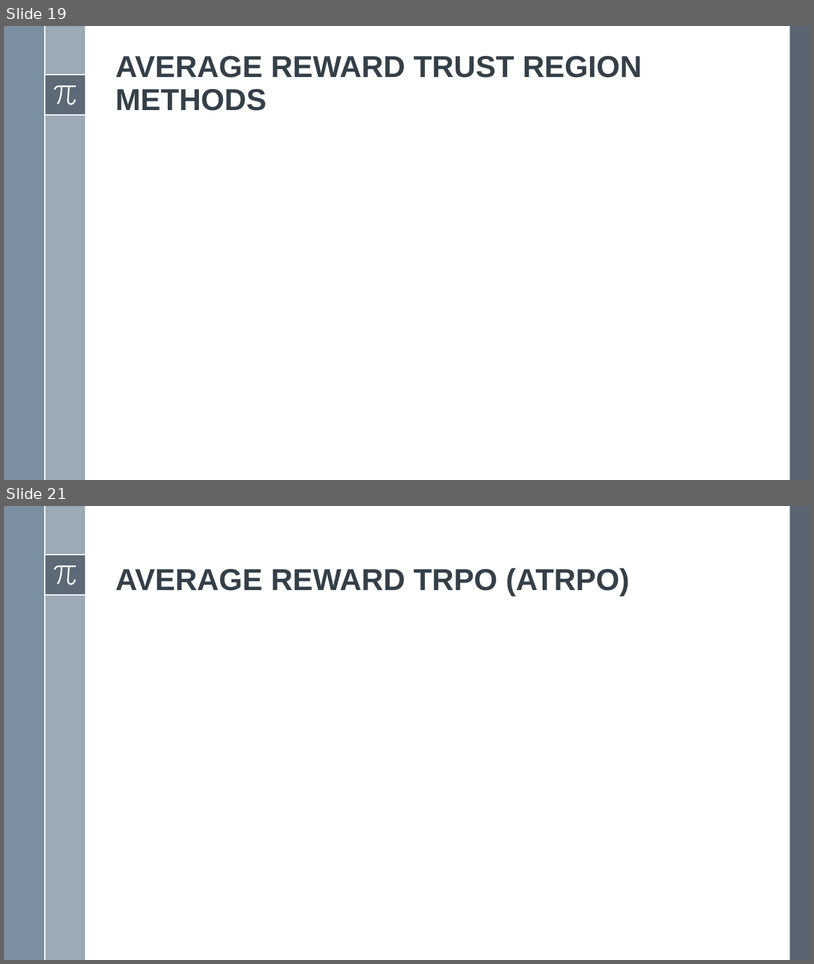
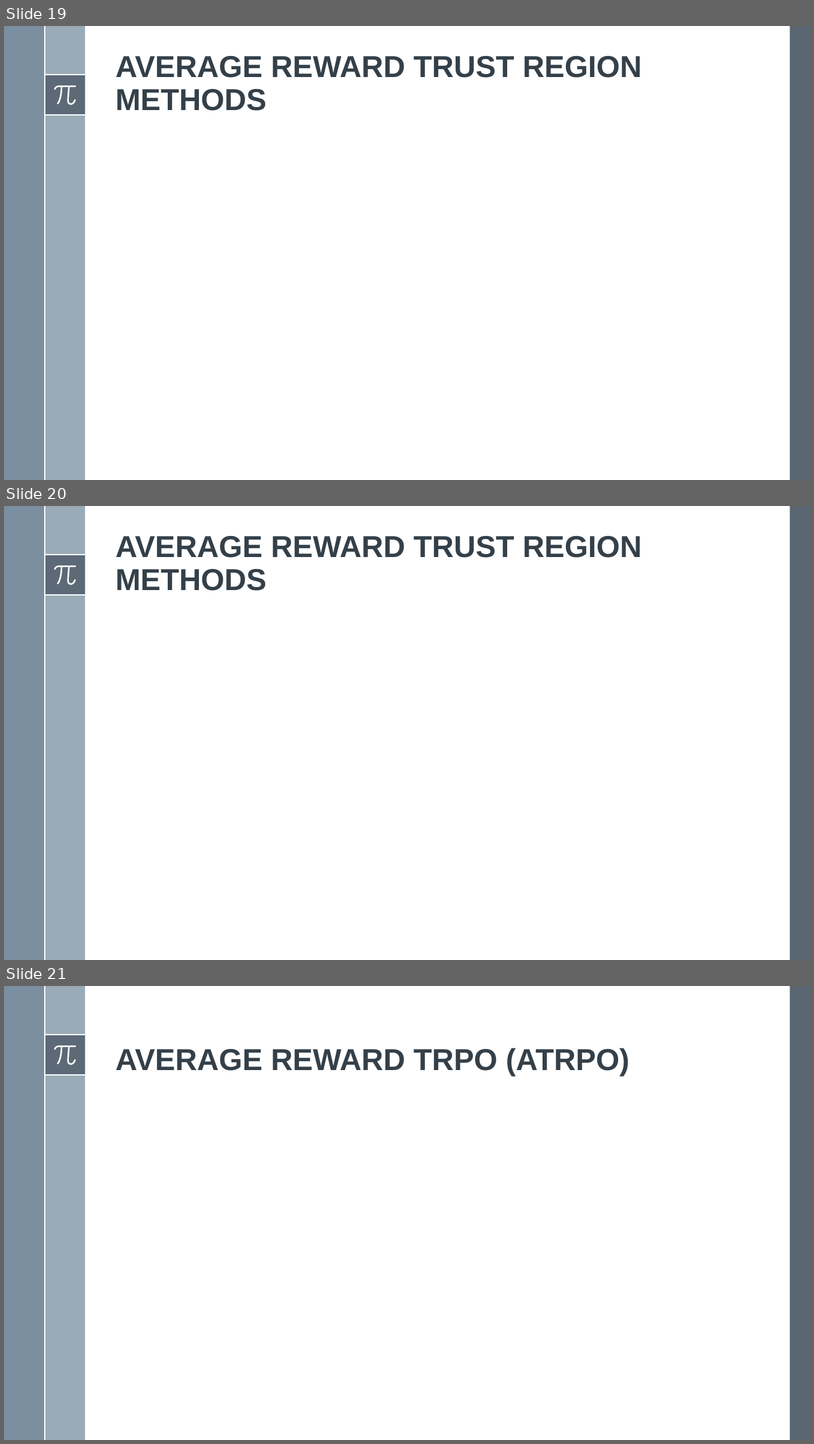
Before and after one commit to abhi-1999/course-work_projects-IISc, a slide deck: Reinforcement Learning_E1-277/Presentation.pptx. Shown one above the other, each under a label of ours: slides 19 and 21 before the commit, slides 19, 20 and 21 after it; the slides between them are not shown. The pictures are 814x964 and 814x1444 pixels, drawn with LibreOffice and Linux fonts; fonts in the diff are those of the drawing; grey boxes stand for pictures. Boxes give left, top, right and bottom in pixels: in the first picture for what was removed or moved away, otherwise in the second. Text is boxed around its words. In the diff, an @@ line names an element or a change of style, - is before the commit and + after.

```diff
--- a/Reinforcement Learning_E1-277/Presentation.pptx
+++ b/Reinforcement Learning_E1-277/Presentation.pptx
@@ slide 20 added at [4,506,810,960], background #FFFFFF; not listed: 8 template elements that a slide beside it also shows @@
@@ title added at [116,536,642,591], 36 pt, text #35404A, bold @@
+AVERAGE REWARD TRUST REGION METHODS
```
Also in this commit, not shown: 4 slides changed, 3 other slides added, 4 slides removed.
